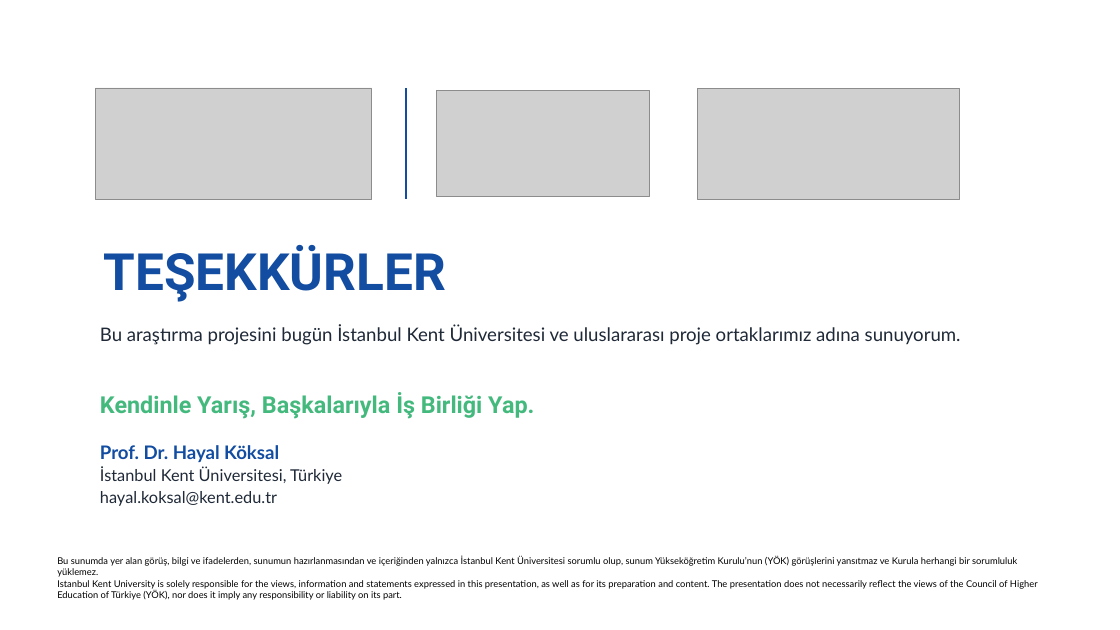
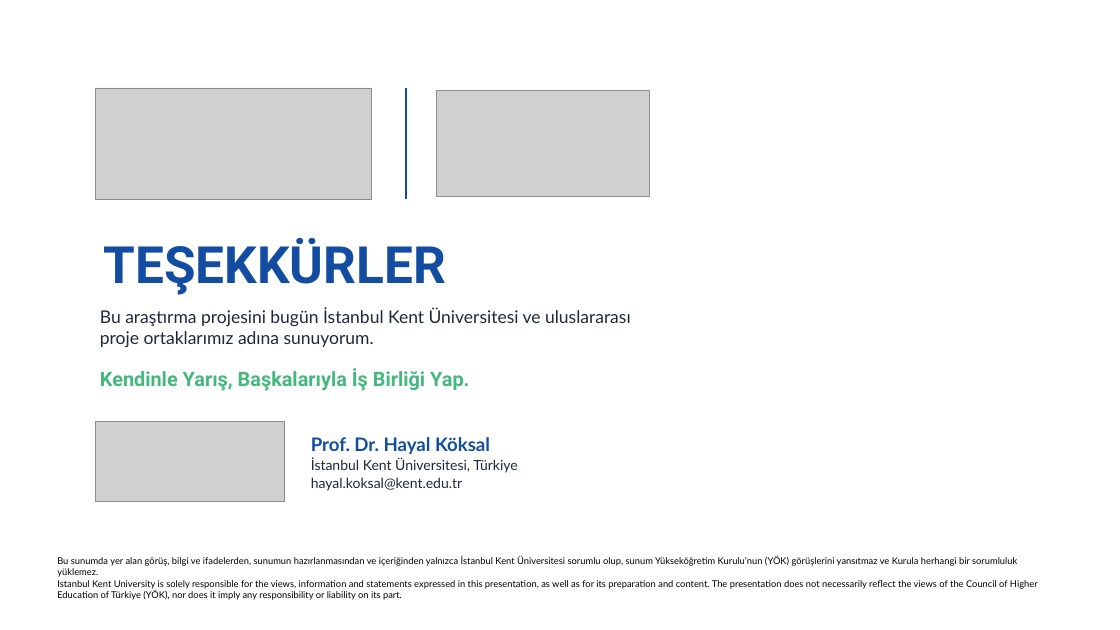
Before and after one commit to newtonsgrandson/cop-31-hayal-koksal, a slide deck: slide 20 of sunum/COP31_Iklim_Imecesi_Hayal_Koksal_TR.pptx. Drawn at 1120x630 pixels with LibreOffice and Linux fonts; fonts in the diff are those of the drawing; grey boxes stand for pictures; background and template pictures are left out. Boxes give left, top, right and bottom in pixels: in the first picture for what was removed or moved away, otherwise in the second. Text is boxed around its words. In the diff, an @@ line names an element or a change of style, - is before the commit and + after.

```diff
--- a/sunum/COP31_Iklim_Imecesi_Hayal_Koksal_TR.pptx
+++ b/sunum/COP31_Iklim_Imecesi_Hayal_Koksal_TR.pptx
@@ text "TEŞEKKÜRLER": place and size @@
-text "TEŞEKKÜRLER" at bbox=[104, 245, 446, 302]
+text "TEŞEKKÜRLER" at bbox=[104, 238, 446, 295]
@@ text "Bu araştırma projesini bugün İstanbul ...": place and size @@
-text "Bu araştırma projesini bugün İstanbul ..." at bbox=[100, 326, 961, 345]
+text "Bu araştırma projesini bugün İstanbul ..." at bbox=[100, 309, 631, 347]
@@ text "Bu araştırma projesini bugün İstanbul ..." at bbox=[100, 309, 631, 347]: size 16 to 15 pt @@
@@ text "Kendinle Yarış, Başkalarıyla İş Birliği ...": place and size @@
-text "Kendinle Yarış, Başkalarıyla İş Birliği ..." at bbox=[100, 392, 534, 419]
+text "Kendinle Yarış, Başkalarıyla İş Birliği ..." at bbox=[100, 368, 469, 391]
@@ text "Kendinle Yarış, Başkalarıyla İş Birliği ..." at bbox=[100, 368, 469, 391]: size 20 to 17 pt @@
@@ text "Prof. Dr. Hayal Köksal": place and size @@
-text "Prof. Dr. Hayal Köksal" at bbox=[100, 445, 342, 506]
+text "Prof. Dr. Hayal Köksal" at bbox=[311, 437, 518, 491]
@@ text "Prof. Dr. Hayal Köksal" at bbox=[311, 437, 518, 491]: size 14 to 12 pt in "İstanbul Kent Üniversitesi, Türkiye", "hayal.koksal@kent.edu.tr"; less space between paragraphs; vertical alignment top to middle @@
@@ picture: place and size @@
-picture at bbox=[697, 88, 960, 199]
+picture at bbox=[96, 422, 285, 502]
```
Also in this commit, not shown: 1 other slide changed, 49 other files.
